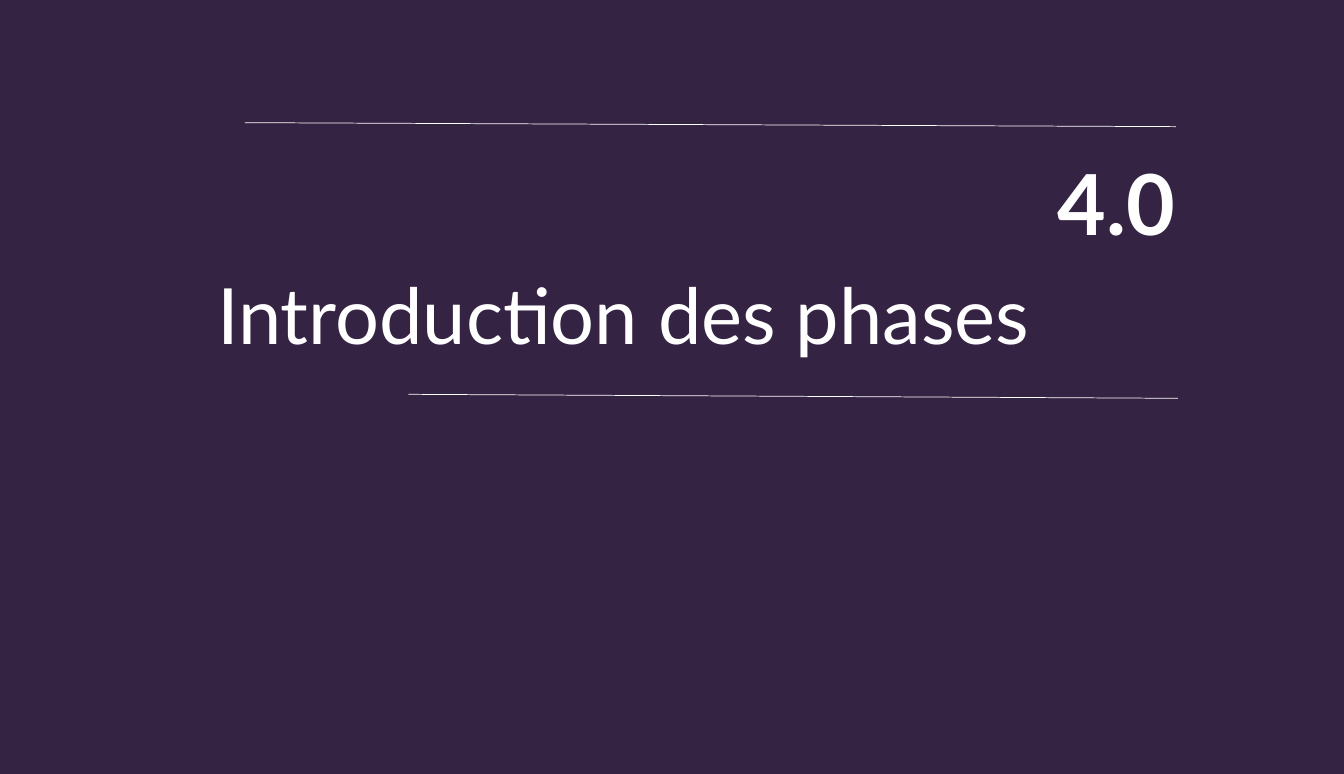
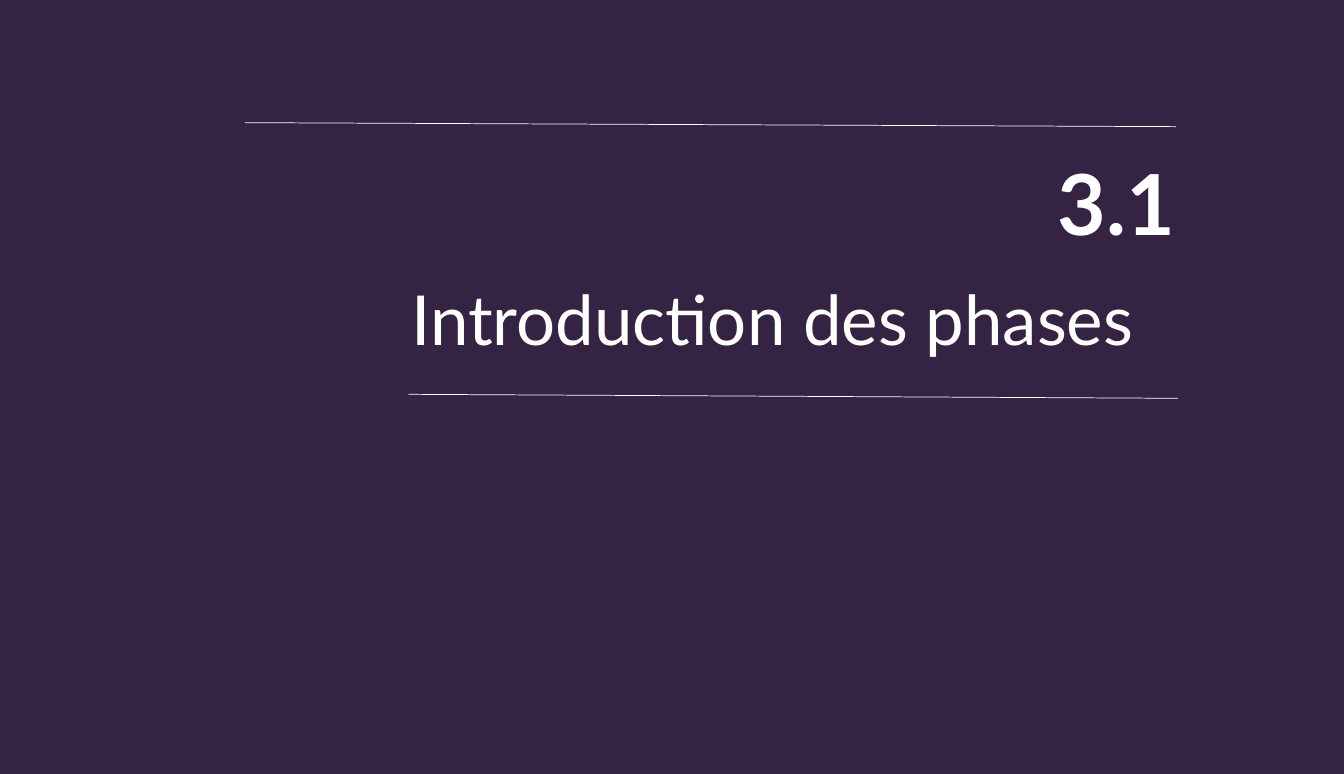
Before and after one commit to mjayari/PFE_Project, a slide deck: slide 10 of Présentation-PFE.pptx (slide 11 before the commit). Drawn at 1344x774 pixels with LibreOffice and Linux fonts; fonts in the diff are those of the drawing; background and template pictures are left out. Boxes give left, top, right and bottom in pixels: in the first picture for what was removed or moved away, otherwise in the second. Text is boxed around its words. In the diff, an @@ line names an element or a change of style, - is before the commit and + after.

```diff
--- a/Présentation-PFE.pptx
+++ b/Présentation-PFE.pptx
@@ title at (1057, 173, 1174, 236): text changed @@
-4.0
+3.1
@@ text "Introduction des phases" at (411, 294, 1133, 357): size 54 to 48 pt @@
```
Also in this commit, not shown: 22 other slides changed, 14 slides added, 2 slides removed, 3 other files.
